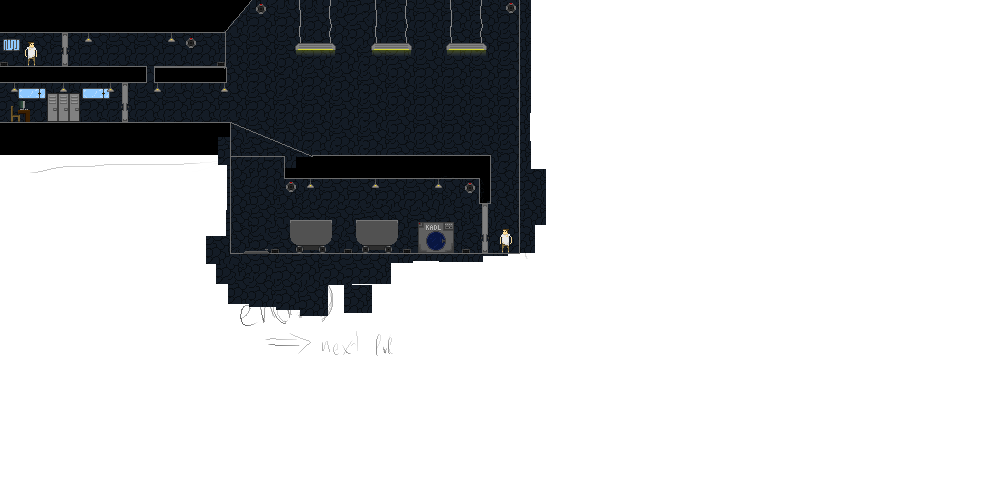
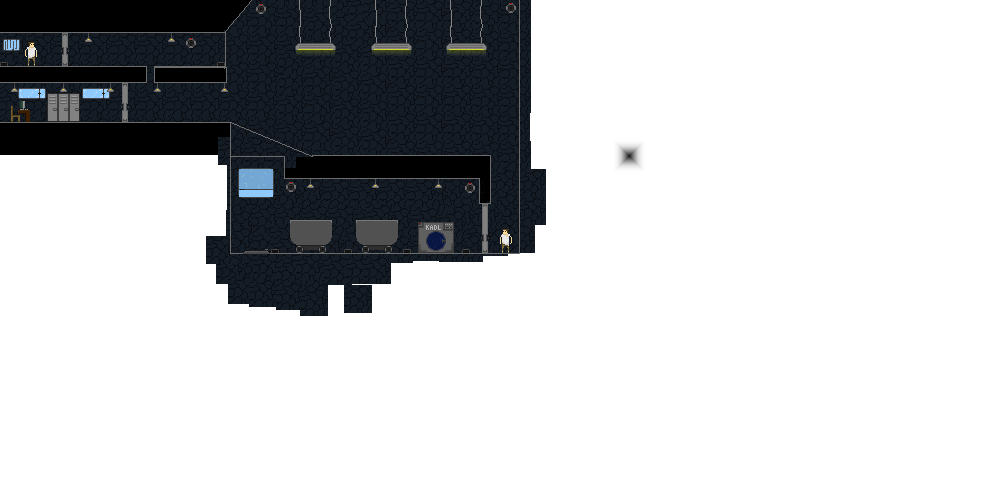
Layer changes from the first 1000×500 image to the second:
added layer "Большое_окно" in group "Обводки" over [238, 168, 274, 198]
hid "Набросок" over [30, 141, 644, 356]
